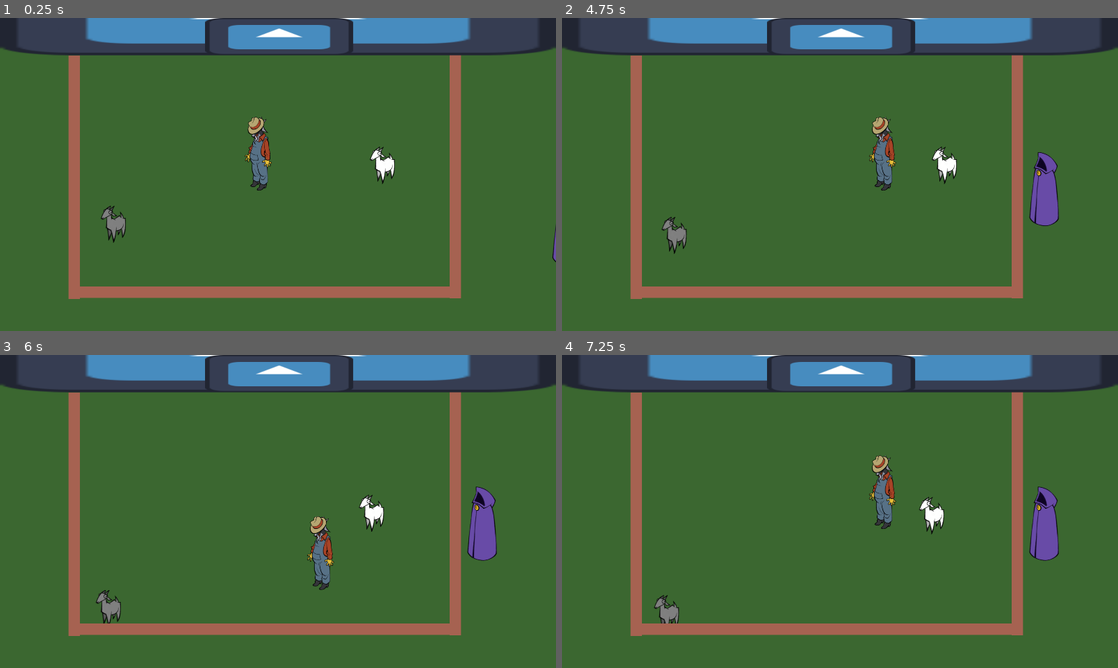
Above: before the commit, frames 1-4 (two rows, left to right).
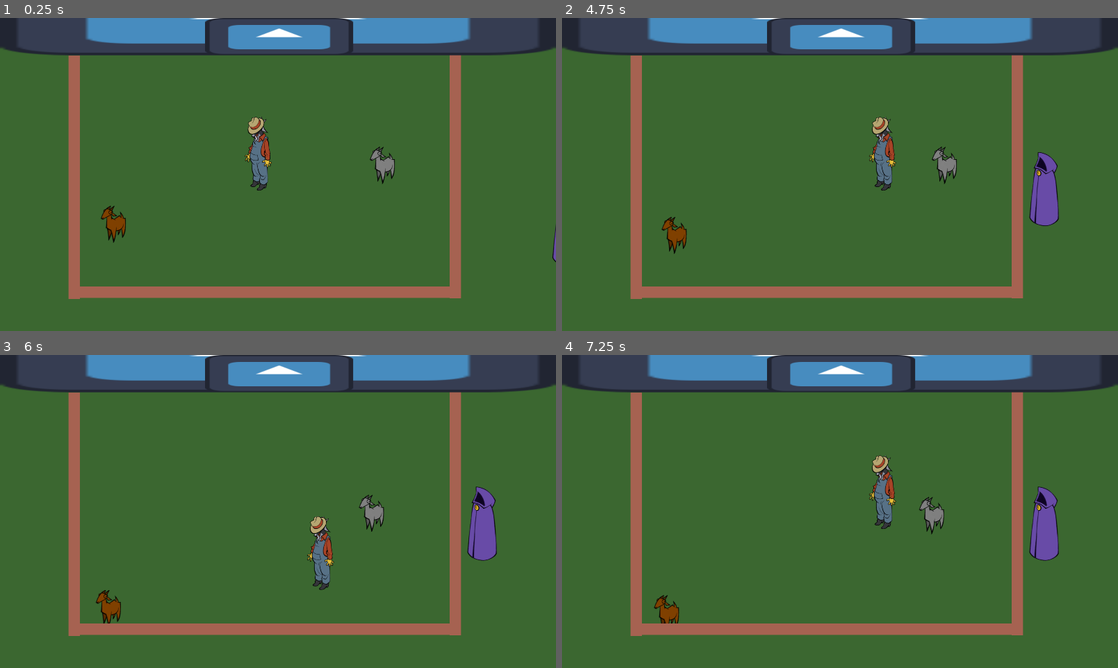
Above: after the commit, the same moments.

Repository: jadicodes/goat-game
Game: Godot game, scene res://farm/farm.tscn
Same seed, same stepped clock (60 frames per second), same inputs: the game is played once before the commit and once after it. The engine's default icon, where the game draws it, is replaced by a stand-in: a white triangle on a blue panel in a dark square.
Inputs (mouse positions are in pixels of both pictures, inside the frame that each line leads up to):
- Up to frame 1 (0.25 s): no input
- Up to frame 2 (4.75 s): tap Enter at 0.5 s; move the mouse to (962, 158) at 0.52 s; hold D (move_right) 0.53-1.25 s; hold E (interact) 0.53-1.25 s; click (962, 158) at 0.67 s; drag from (728, 190) to (812, 237) at 1.27 s; move the mouse to (895, 105) at 2.02 s; hold D (move_right) 2.03-2.75 s; tap Alt at 2.1 s; drag from (812, 237) to (673, 127) at 2.77 s; move the mouse to (1006, 221) at 3.52 s; hold A (move_left) 3.53-4.25 s; hold E (interact) 3.53-4.25 s; drag from (673, 127) to (756, 96) at 4.27 s
- Up to frame 3 (6 s): move the mouse to (305, 511) at 5.02 s; hold S (move_down) 5.03-5.75 s; tap Alt at 5.1 s; click (305, 511) at 5.17 s; drag from (194, 433) to (166, 527) at 5.77 s
- Up to frame 4 (7.25 s): move the mouse to (962, 495) at 6.52 s; hold W (move_up) from 6.53 s (still down); hold E (interact) from 6.53 s (still down)

The runs differ from the first frame. In frame 1, 0.4% of the frame differs, in the area x 18-71%, y 41-71%; in frame 2, 0.4%; in frame 3, 0.4%, in the area x 17-69%, y 44-86%; in frame 4, 0.4%.

Commit message:
Add ability to set default coat colors

Diff:
--- a/project/farm/farm.tscn
+++ b/project/farm/farm.tscn
@@ -31,9 +31,11 @@
 
 [node name="Goat1" parent="Goats" instance=ExtResource("2_qnc1y")]
 position = Vector2(390, 712)
+_coat_alleles = Vector2i(1, 1)
 
 [node name="Goat2" parent="Goats" instance=ExtResource("2_qnc1y")]
 position = Vector2(1319, 509)
+_coat_alleles = Vector2i(0, 2)
 
 [node name="Fence" type="StaticBody2D" parent="."]
 collision_layer = 9
--- a/project/goat/goat.gd
+++ b/project/goat/goat.gd
@@ -7,6 +7,7 @@
 const GOAT_BACK_SPRITE = preload("res://goat/goat_sprite_back.png")
 
 @export var speed: float = 100.0
+@export var _coat_alleles := Vector2i(-1, -1)
 
 var dna: DNA
 
@@ -63,6 +64,9 @@
 	if dna == null:
 		dna = DNA.new()
 
+		if _coat_alleles != Vector2i(-1, -1):
+			dna.get_gene(DNA.GeneType.COAT).set_value(_coat_alleles.x, _coat_alleles.y)
+
 	set_color.call_deferred(dna.get_gene(DNA.GeneType.COAT).get_color())
 	set_size.call_deferred(dna.get_gene(DNA.GeneType.SIZE).get_scale())
 
